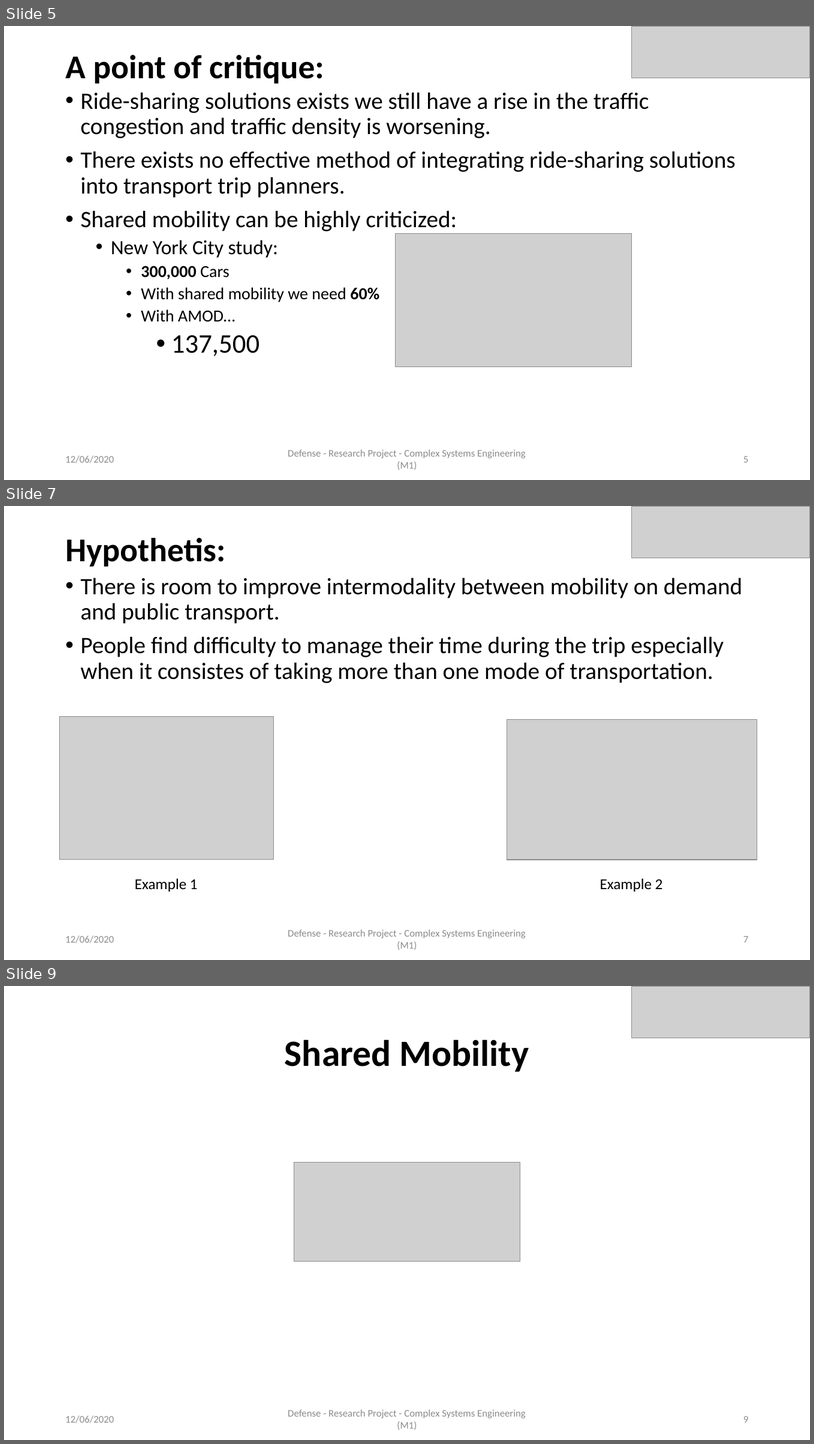
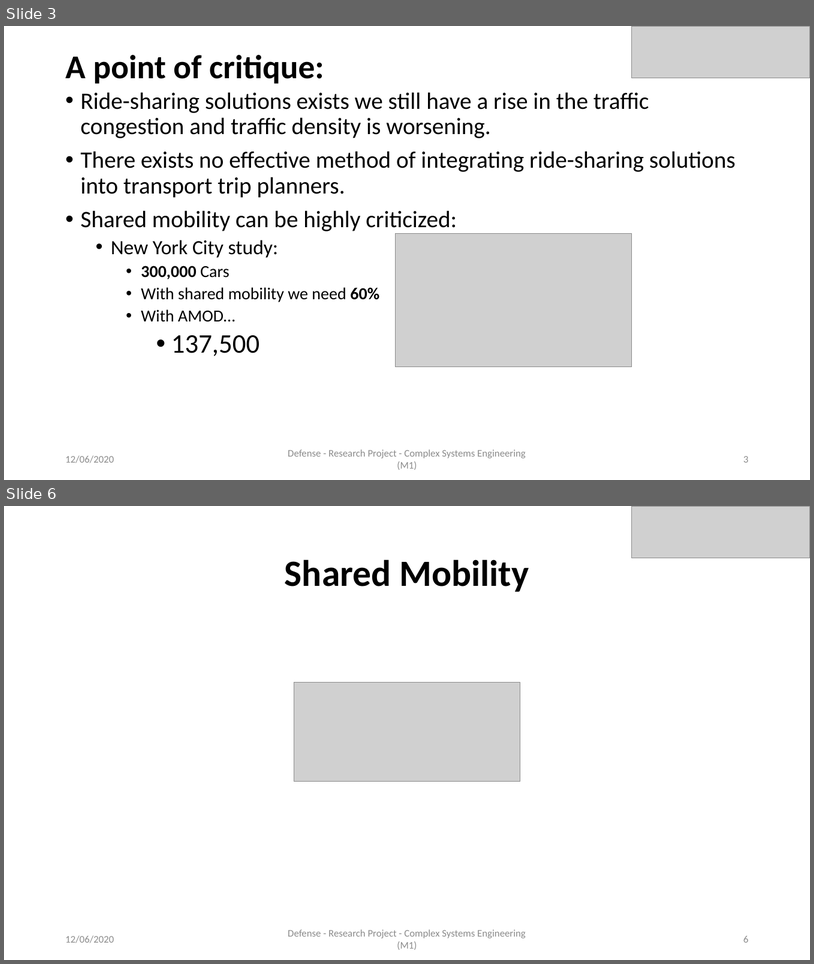
Before and after one commit to AymanABDELHAMID/OD_MTO_DARP, a slide deck: Presentation/presentation_AymanMahmoud.pptx. Shown one above the other, each under a label of ours: slides 5, 7 and 9 before the commit, slides 3 and 6 after it; the slides between them are not shown. The pictures are 814x1444 and 814x964 pixels, drawn with LibreOffice and Linux fonts; fonts in the diff are those of the drawing; grey boxes stand for pictures. Boxes give left, top, right and bottom in pixels: in the first picture for what was removed or moved away, otherwise in the second. Text is boxed around its words. In the diff, an @@ line names an element or a change of style, - is before the commit and + after.

```diff
--- a/Presentation/presentation_AymanMahmoud.pptx
+++ b/Presentation/presentation_AymanMahmoud.pptx
@@ slide 7 removed at [4,506,810,960], background #FFFFFF @@
@@ picture removed at [633,506,810,558] @@
@@ title removed at [65,538,225,567] @@
-Hypothetis:
@@ text removed at [81,577,743,683] @@
-• There is room to improve intermodality between mobility on demand and public transport.
-• People find difficulty to manage their time during the trip especially when it consistes of taking more than one mode of transportation.
@@ picture removed at [60,717,275,859] @@
@@ picture removed at [507,720,757,860] @@
@@ text removed at [135,878,198,891] @@
-Example 1
@@ text removed at [600,878,663,891] @@
-Example 2
@@ text removed at [65,935,114,943] @@
-12/06/2020
@@ text removed at [288,929,526,949] @@
-Defense - Research Project - Complex Systems Engineering (M1)
@@ page number removed at [744,936,749,942] @@
-7
@@ what was slide 5 is now slide 3 @@
@@ page number at [744,456,749,462]: text changed @@
-5
+3
@@ what was slide 9 is now slide 6 @@
@@ page number at [744,936,749,942]: text changed @@
-9
+6
```
Also in this commit, not shown: 15 slides changed, 1 slide added, 3 other slides removed, 2 other files.
